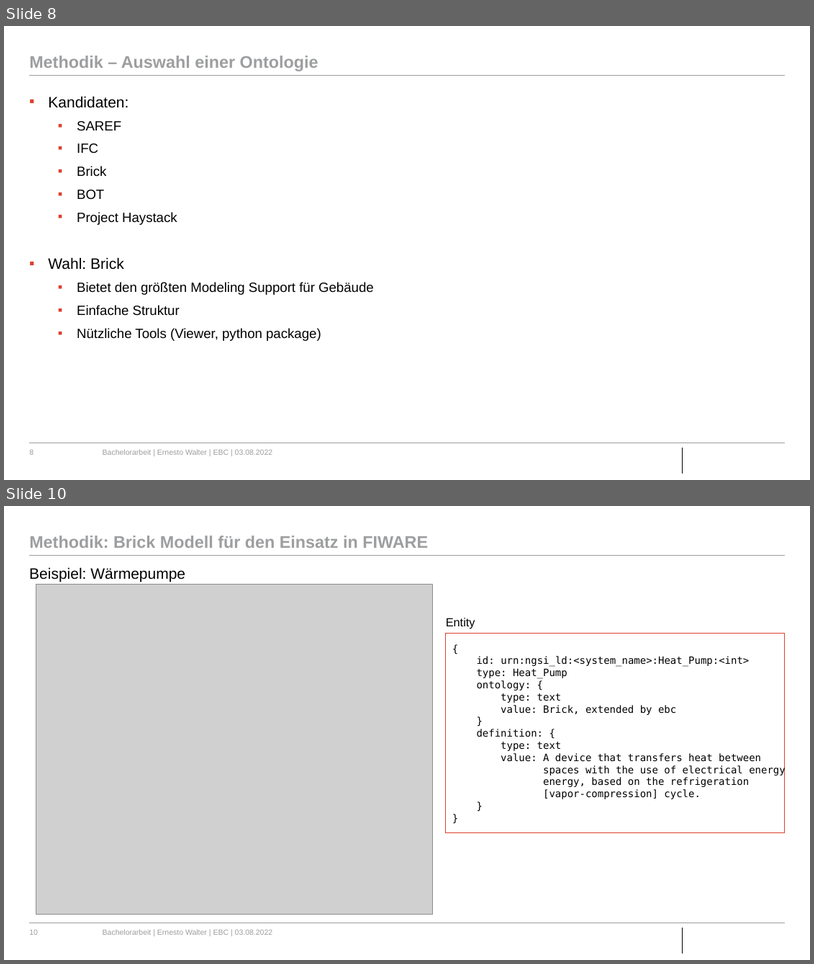
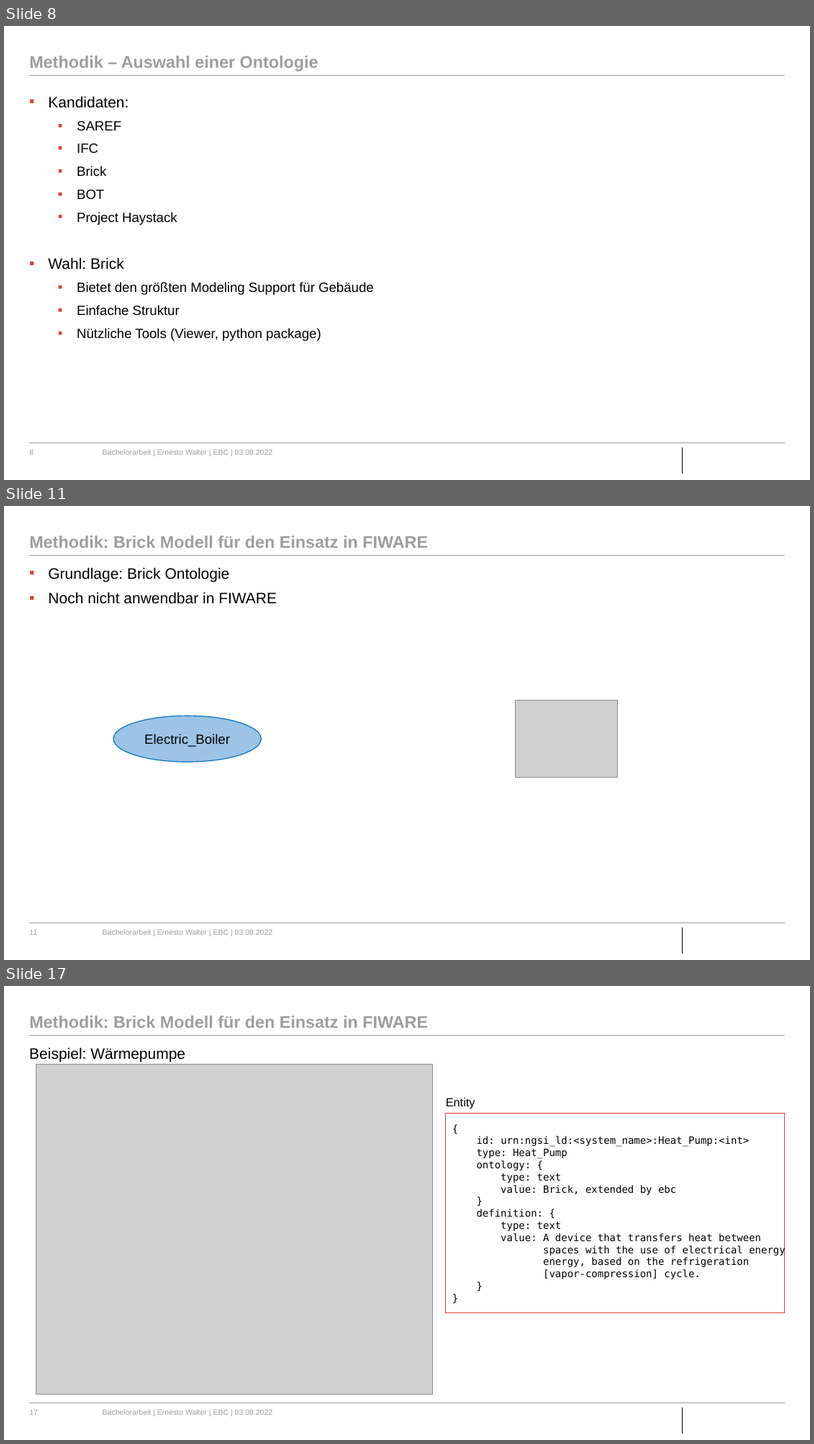
Before and after one commit to ErnestoVivas/FiBEM, a slide deck: docs/BA_Bergfest_Ernesto.pptx. Shown one above the other, each under a label of ours: slides 8 and 10 before the commit, slides 8, 11 and 17 after it; the slides between them are not shown. The pictures are 814x964 and 814x1444 pixels, drawn with LibreOffice and Linux fonts; fonts in the diff are those of the drawing; grey boxes stand for pictures; background and template pictures are left out. Boxes give left, top, right and bottom in pixels: in the first picture for what was removed or moved away, otherwise in the second. Text is boxed around its words. In the diff, an @@ line names an element or a change of style, - is before the commit and + after.

```diff
--- a/docs/BA_Bergfest_Ernesto.pptx
+++ b/docs/BA_Bergfest_Ernesto.pptx
@@ slide 11 added at (4, 506, 810, 960), background #FFFFFF; not listed: 5 template elements that a slide beside it also shows @@
@@ title added at (29, 536, 428, 548), 20 pt, text #9D9EA0, bold @@
+Methodik: Brick Modell für den Einsatz in FIWARE
@@ text added at (48, 567, 277, 604), 18 pt, text #000000 @@
+▪ Grundlage: Brick Ontologie
+▪ Noch nicht anwendbar in FIWARE
@@ ellipse added at (113, 716, 261, 762), fill #9DC3E6, outline #0070C0 1 pt, 16 pt, text #000000 @@
+Electric_Boiler
@@ picture added at (516, 700, 618, 777) @@
@@ what was slide 10 is now slide 17 @@
@@ page number at (29, 1409, 38, 1414): text changed @@
-10
+17
```
Also in this commit, not shown: 1 slide changed, 7 other slides added.
